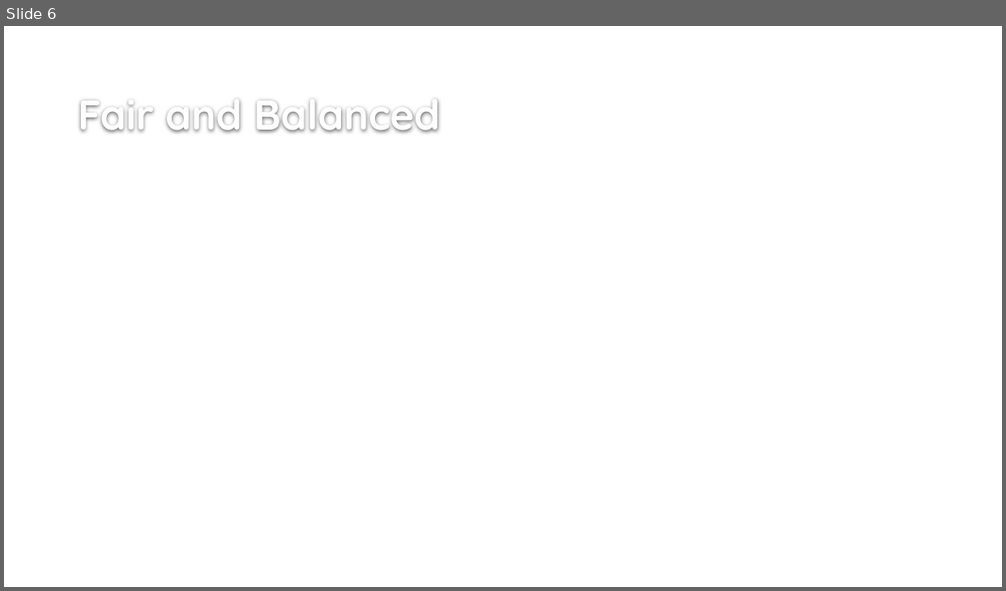
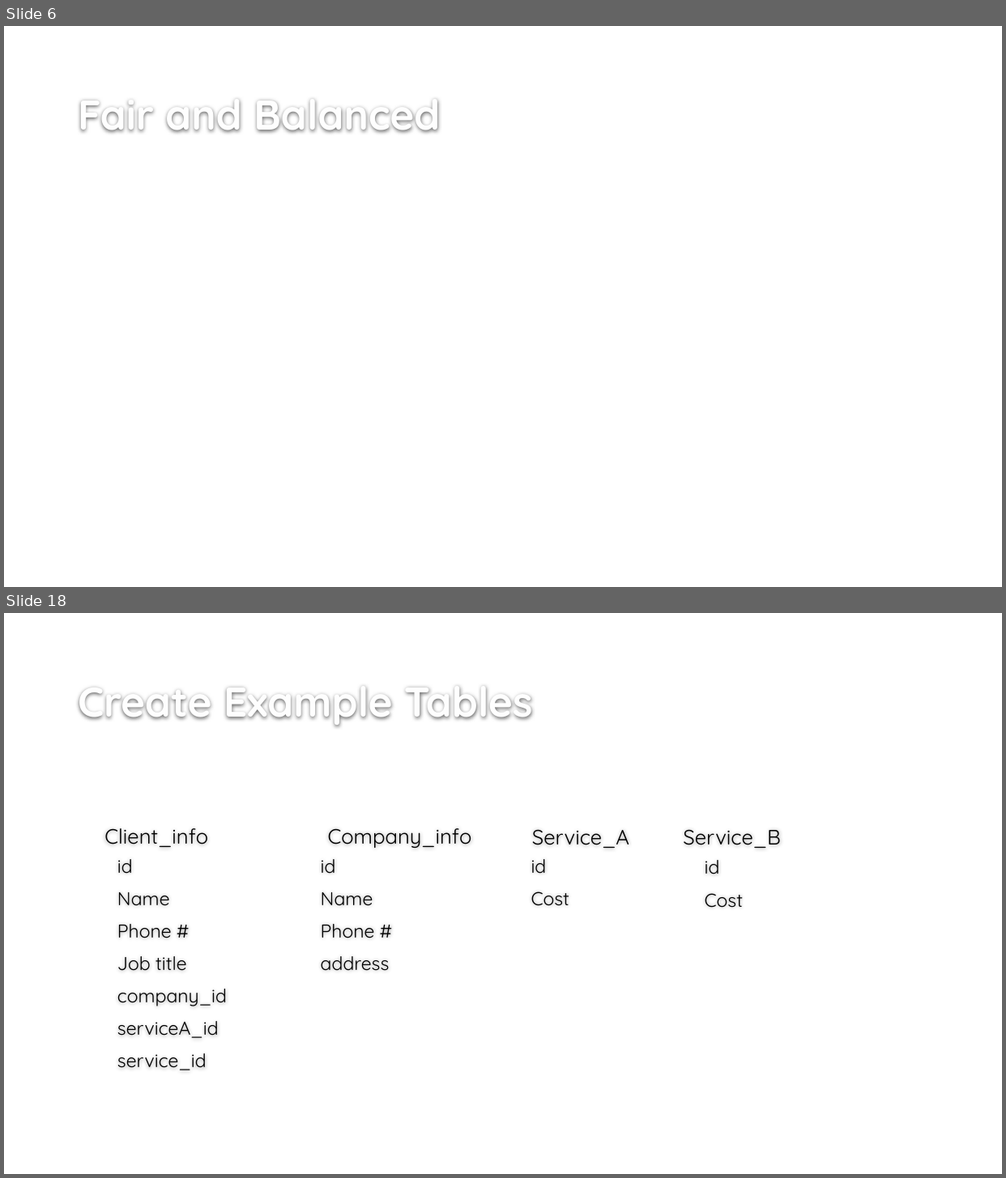
Before and after one commit to mtchem/GDI_Beginning_SQL, a slide deck: Beginning_SQL_pres.pptx. Shown one above the other, each under a label of ours: slide 6 before the commit, slides 6 and 18 after it; the slides between them are not shown. The pictures are 1006x591 and 1006x1178 pixels, drawn with LibreOffice and Linux fonts; fonts in the diff are those of the drawing; background and template pictures are left out. Boxes give left, top, right and bottom in pixels: in the first picture for what was removed or moved away, otherwise in the second. Text is boxed around its words. In the diff, an @@ line names an element or a change of style, - is before the commit and + after.

Commit message:
slide titles done

```diff
--- a/Beginning_SQL_pres.pptx
+++ b/Beginning_SQL_pres.pptx
@@ slide 18 added at [4,613,1002,1174], background #FFFFFF @@
@@ title added at [78,688,533,727], 40 pt, text #FEFEFE, bold @@
+Create Example Tables
@@ text added at [104,828,208,848], 20 pt, text #000000 @@
+Client_info
@@ text added at [328,828,472,849], 20 pt, text #000000 @@
+Company_info
@@ text added at [532,829,629,849], 20 pt, text #000000 @@
+Service_A
@@ text added at [683,829,780,849], 20 pt, text #000000 @@
+Service_B
@@ text added at [117,859,227,1071], 18 pt, text #000000 @@
+id
+Name
+Phone #
+Job title
+company_id
+serviceA_id
+service_id
@@ text added at [321,859,390,971], 18 pt, text #000000 @@
+id
+Name
+Phone #
+address
@@ text added at [531,859,569,906], 18 pt, text #000000 @@
+id
+Cost
@@ text added at [705,860,743,908], 18 pt, text #000000 @@
+id
+Cost
```
Also in this commit, not shown: 1 slide changed, 13 other slides added.
